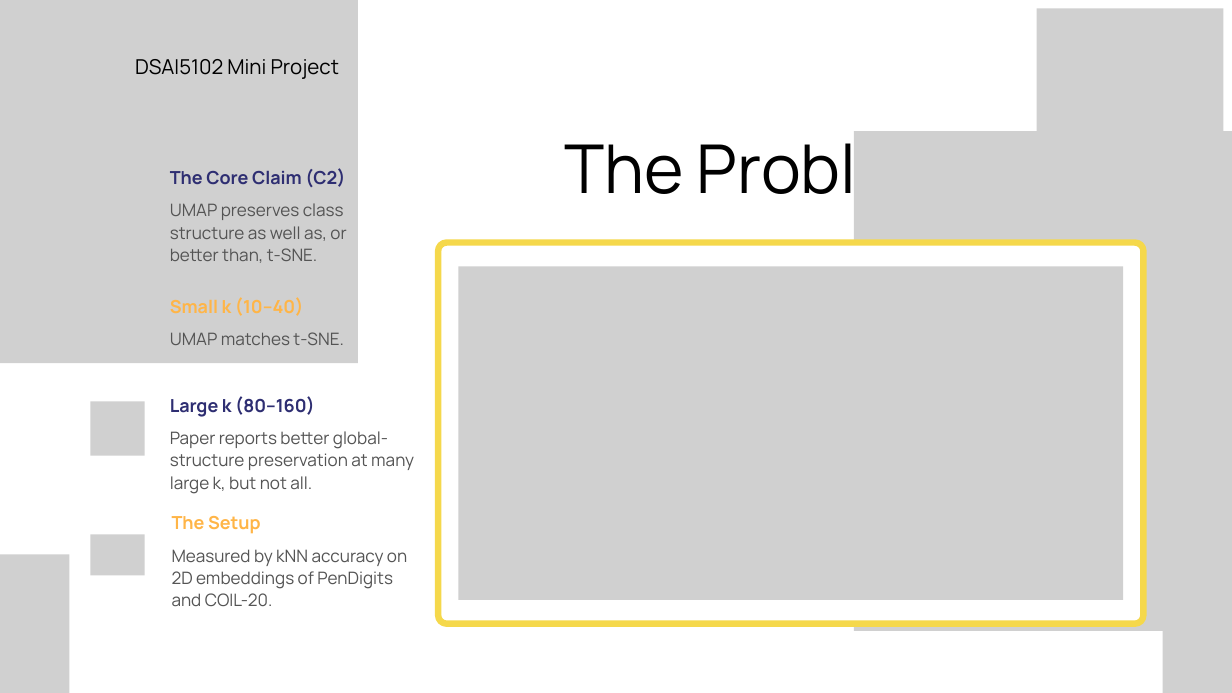
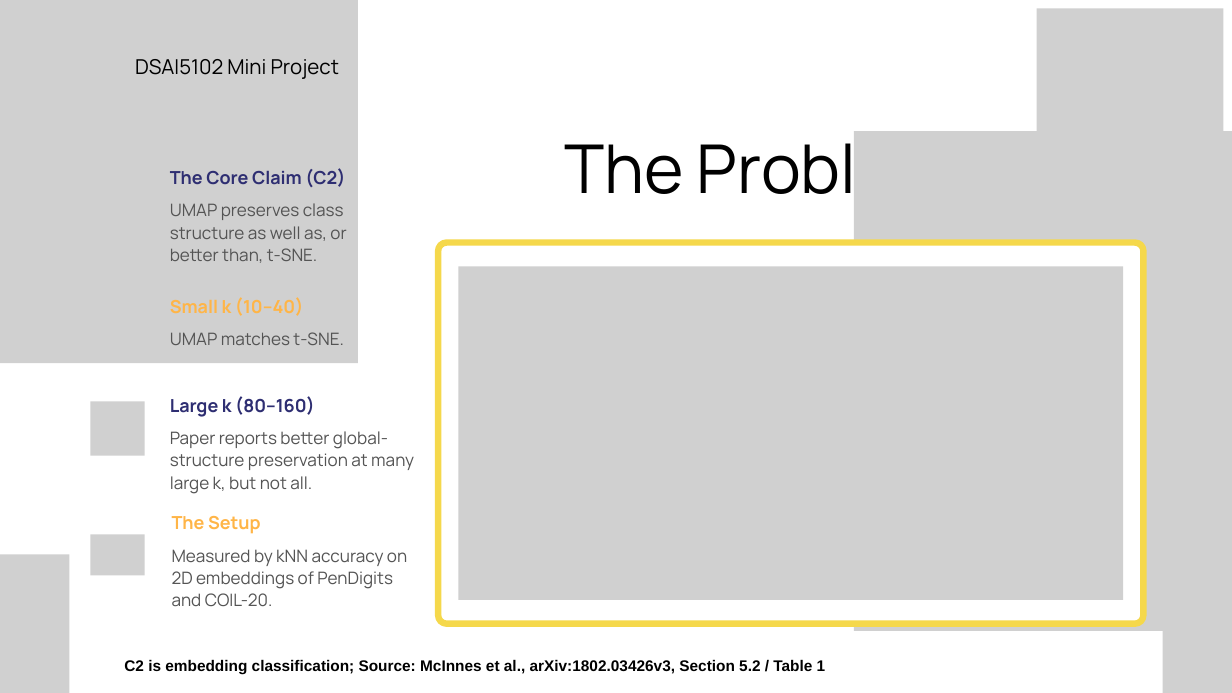
Before and after one commit to PKLgames/dsai5102MiniProject, a slide deck: slide 2 of slides/DSAI5102_Group16_Slides.pptx. Drawn at 1232x693 pixels with LibreOffice and Linux fonts; fonts in the diff are those of the drawing; grey boxes stand for pictures. Boxes give left, top, right and bottom in pixels: in the first picture for what was removed or moved away, otherwise in the second. Text is boxed around its words. In the diff, an @@ line names an element or a change of style, - is before the commit and + after.

```diff
--- a/slides/DSAI5102_Group16_Slides.pptx
+++ b/slides/DSAI5102_Group16_Slides.pptx
@@ text added at box(124, 659, 826, 674), 18 pt, text #000000, bold @@
+C2 is embedding classification; Source: McInnes et al., arXiv:1802.03426v3, Section 5.2 / Table 1
```
Also in this commit, not shown: 5 other slides changed, 1 other file.
